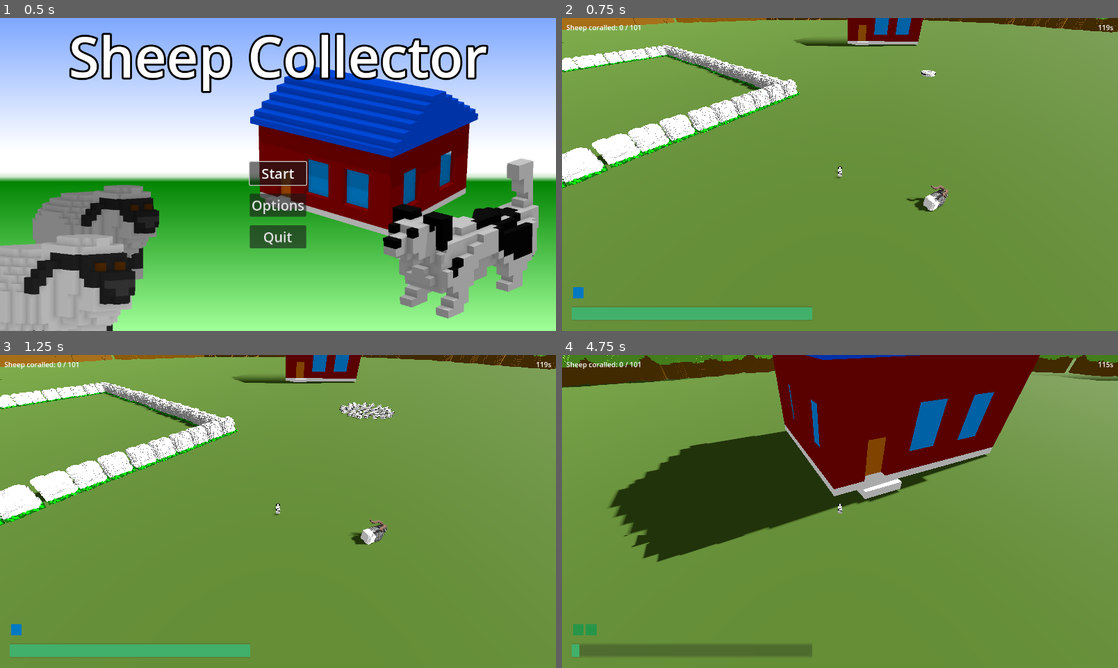
Above: before the commit, frames 1-4 (two rows, left to right).
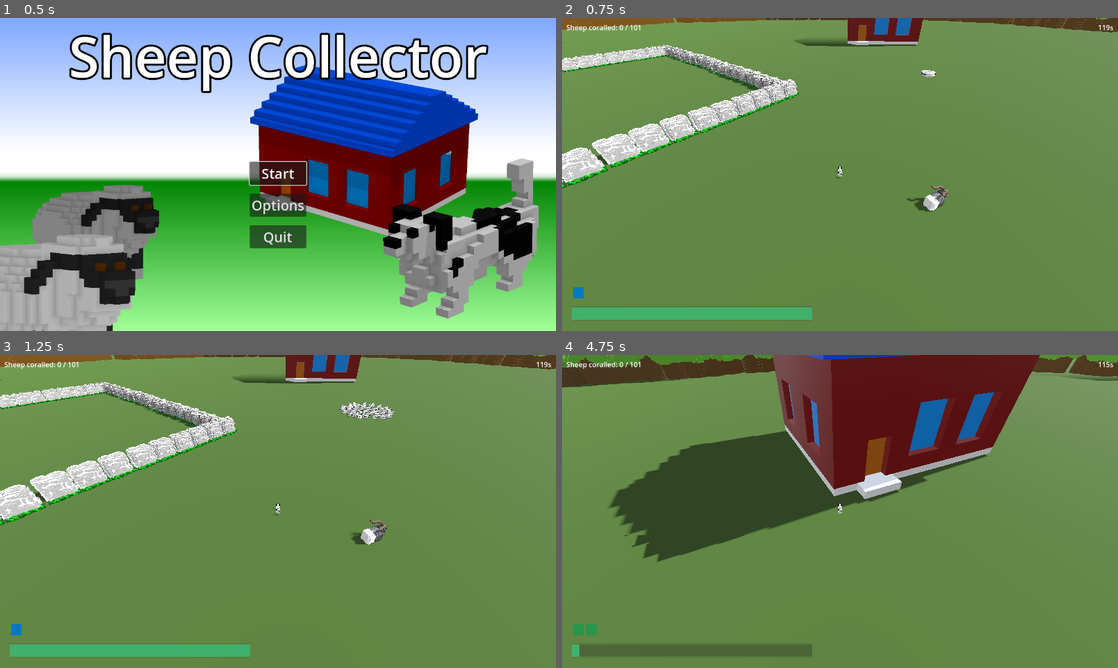
Above: after the commit, the same moments.

Repository: hunttis/ld-58
Game: Godot game, scene res://assets/scenes/master.tscn
The game is run twice, just before and just after one commit, with the same random seed, the same clock (stepped at 60 frames per second) and the same inputs.
Inputs (mouse positions are in pixels of both pictures, inside the frame that each line leads up to):
- Up to frame 1 (0.5 s): no input
- Up to frame 2 (0.75 s): click "Start" at 0.5 s
- Up to frame 3 (1.25 s): no input
- Up to frame 4 (4.75 s): move the mouse to (867, 511) at 1.27 s; hold Q (ability_bark) 1.28-2.03 s; hold W (move_forward) from 1.28 s (still down); move the mouse to (812, 511) at 2.02 s; tap Space (ability_dash) at 2.1 s; move the mouse to (851, 505) at 2.77 s; hold E (ability_sprint) 2.78-3.53 s; move the mouse to (834, 517) at 3.52 s; tap Q (ability_bark) at 3.6 s; move the mouse to (878, 514) at 4.27 s; hold Space (ability_dash) from 4.28 s (still down)

Frame 1 is identical in both runs. In frame 2, 5.4% of the frame differs, in the area x 0-100%, y 0-62%; in frame 3, 5.4%; in frame 4, 16%, in the area x 0-100%, y 0-66%.

Commit message:
Lighting settings

Diff:
--- a/assets/scenes/game.tscn
+++ b/assets/scenes/game.tscn
@@ -8,10 +8,25 @@
 [ext_resource type="PackedScene" uid="uid://7gs0odw1wvb2" path="res://assets/scenes/game/goat/Goat.tscn" id="6_5aext"]
 [ext_resource type="PackedScene" uid="uid://divjv3eaenwq7" path="res://assets/scenes/game/sheep/Sheep.tscn" id="7_3w2km"]
 
-[sub_resource type="Environment" id="Environment_j62u1"]
+[sub_resource type="FastNoiseLite" id="FastNoiseLite_3w2km"]
+
+[sub_resource type="NoiseTexture2D" id="NoiseTexture2D_3w2km"]
+noise = SubResource("FastNoiseLite_3w2km")
+seamless = true
+
+[sub_resource type="ProceduralSkyMaterial" id="ProceduralSkyMaterial_wfsp4"]
+sky_top_color = Color(0.2960263, 0.3570985, 0.43732786, 1)
+sky_horizon_color = Color(0.85671973, 0.8606268, 0.8684334, 1)
+sky_cover = SubResource("NoiseTexture2D_3w2km")
+
+[sub_resource type="Sky" id="Sky_pw37s"]
+sky_material = SubResource("ProceduralSkyMaterial_wfsp4")
+
+[sub_resource type="Environment" id="Environment_k2t1h"]
+background_mode = 2
+sky = SubResource("Sky_pw37s")
 ambient_light_source = 3
-ambient_light_color = Color(1, 1, 1, 1)
-ambient_light_energy = 0.5
+ambient_light_energy = 1.5
 
 [node name="Game" type="Node3D" groups=["Game"]]
 script = ExtResource("1_5gf0t")
@@ -24,8 +39,7 @@
 level_timer = NodePath("../LevelTimer")
 
 [node name="Camera3D" type="Camera3D" parent="." node_paths=PackedStringArray("target") groups=["Camera"]]
-transform = Transform3D(1, 0, 0, 0, 0.74201095, 0.67038786, 0, -0.67038786, 0.74201095, 0, 15.005146, 16.981813)
-environment = SubResource("Environment_j62u1")
+transform = Transform3D(1, 0, 0, 0, 0.9874138, 0.15815806, 0, -0.15815806, 0.9874138, 0, 15.005146, 16.981813)
 current = true
 script = ExtResource("3_j62u1")
 target = NodePath("../Dog")
@@ -35,7 +49,7 @@
 
 [node name="DirectionalLight3D" type="DirectionalLight3D" parent="."]
 transform = Transform3D(0.0069024093, -0.65268046, 0.7576019, 0.0059462376, 0.7576333, 0.6526534, -0.9999585, 0, 0.009110489, 53.40571, 14.066107, -23.626686)
-light_energy = 2.0
+light_bake_mode = 1
 shadow_enabled = true
 
 [node name="Laidun" parent="." instance=ExtResource("4_cb5na")]
@@ -255,6 +269,9 @@
 
 [node name="GlobalBleatTimer" type="Timer" parent="."]
 one_shot = true
+
+[node name="WorldEnvironment" type="WorldEnvironment" parent="."]
+environment = SubResource("Environment_k2t1h")
 
 [connection signal="level_complete" from="." to="Ui" method="on_level_complete"]
 [connection signal="level_failed" from="." to="Ui" method="on_game_over"]
Not shown: 1 places in assets/scenes/game.tscn that only renumber resources
